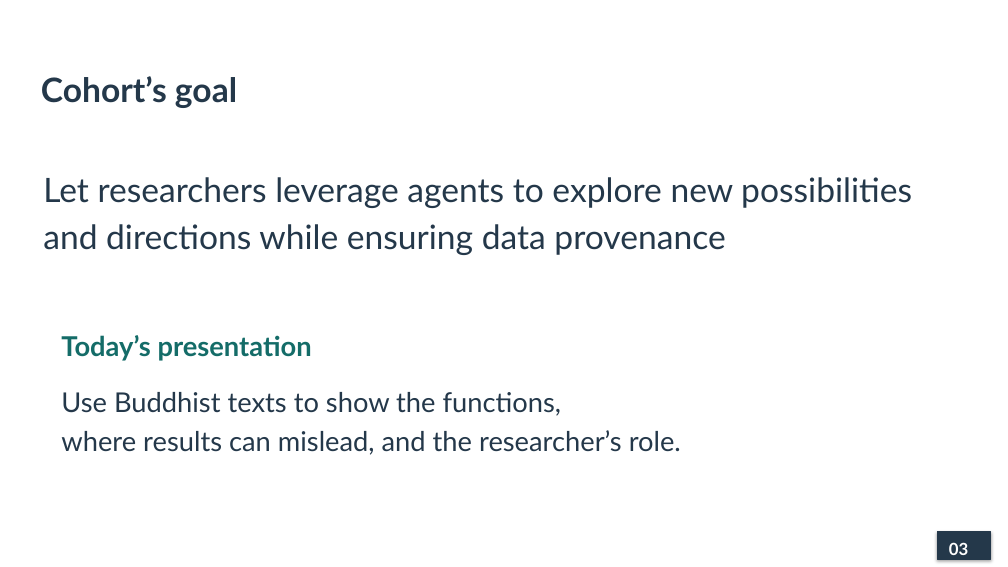
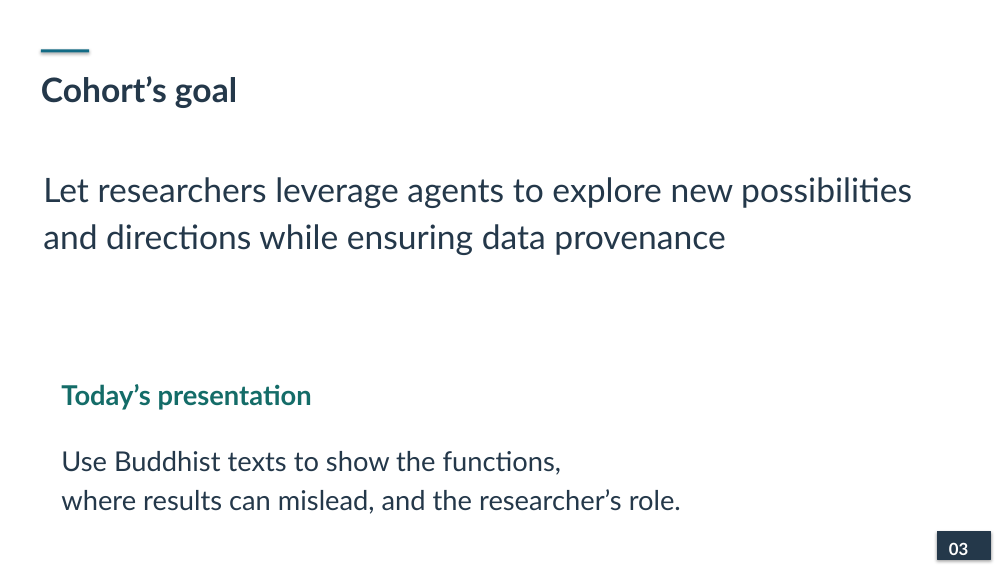
Before and after one commit to lopentu/cohort, a slide deck: slide 3 of docs/presentation/cohort-pnc-2026-main.pptx. Drawn at 1008x567 pixels with LibreOffice and Linux fonts; fonts in the diff are those of the drawing. Boxes give left, top, right and bottom in pixels: in the first picture for what was removed or moved away, otherwise in the second. Text is boxed around its words. In the diff, an @@ line names an element or a change of style, - is before the commit and + after.

```diff
--- a/docs/presentation/cohort-pnc-2026-main.pptx
+++ b/docs/presentation/cohort-pnc-2026-main.pptx
@@ rectangle added at bbox=[41, 49, 89, 52], fill #126B85 @@
@@ text "Today’s presentation": place and size @@
-text "Today’s presentation" at bbox=[61, 335, 312, 361]
+text "Today’s presentation" at bbox=[61, 384, 312, 410]
@@ text "Use Buddhist texts to show ...": place and size @@
-text "Use Buddhist texts to show ..." at bbox=[61, 392, 681, 455]
+text "Use Buddhist texts to show ..." at bbox=[61, 451, 681, 514]
```
Also in this commit, not shown: 19 other slides changed, 1 other file.
